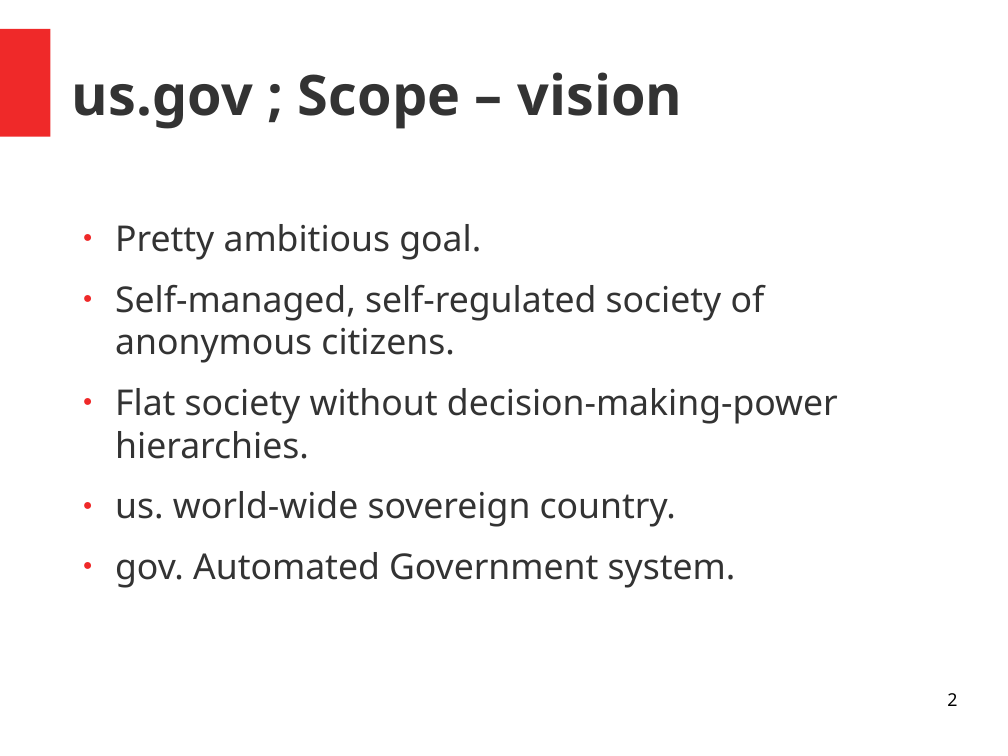
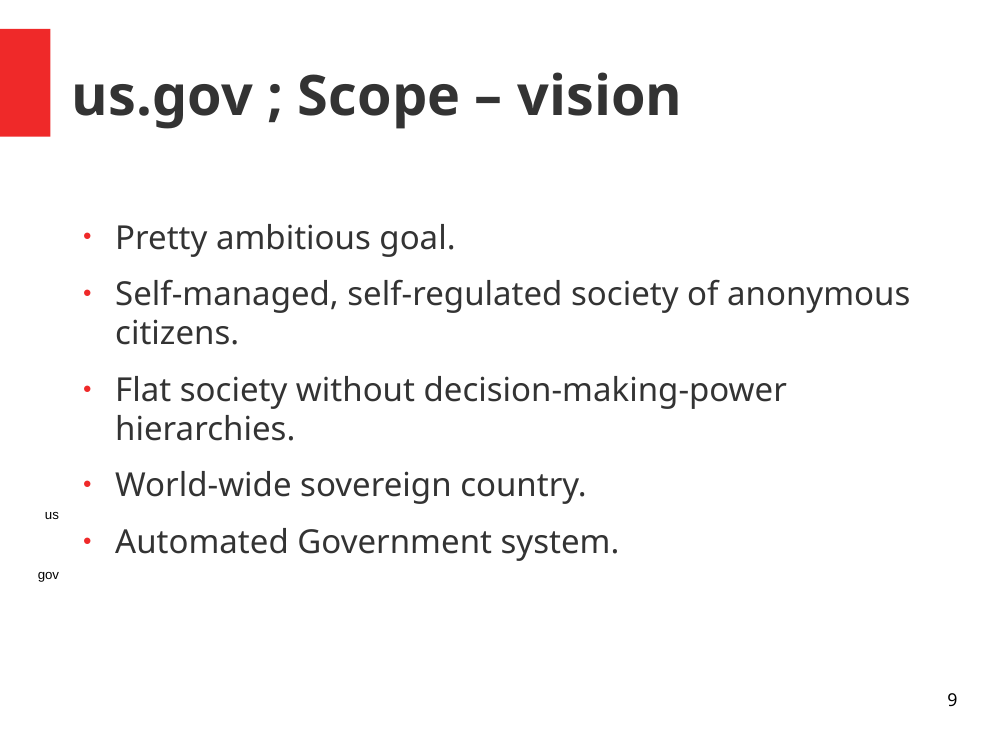
Before and after one commit to RedSkiesIO/ac-core-doc, a slide deck: slide 9 of us.gov.odp (slide 2 before the commit). Drawn at 1008x756 pixels with LibreOffice and Linux fonts; fonts in the diff are those of the drawing. Boxes give left, top, right and bottom in pixels: in the first picture for what was removed or moved away, otherwise in the second. Text is boxed around its words. In the diff, an @@ line names an element or a change of style, - is before the commit and + after.

```diff
--- a/us.gov.odp
+++ b/us.gov.odp
@@ text at [115, 224, 910, 441]: size 28 to 26 pt in "Pretty ambitious goal.", "Self-managed, self-regulated society of anonymous citizens.", "Flat society without decision-making-power hierarchies."; less space between paragraphs @@
@@ text at [115, 471, 620, 561]: text changed; size 28 to 26 pt @@
-● us. world-wide sovereign country.
-● gov. Automated Government system.
+● World-wide sovereign country.
+● Automated Government system.
@@ text added at [45, 512, 59, 519], 10.5 pt, text #000000 @@
+us
@@ text added at [38, 572, 59, 582], 10.5 pt, text #000000 @@
+gov
@@ page number at [947, 693, 957, 707]: text changed @@
-2
+9
```
Also in this commit, not shown: 11 other slides changed, 17 slides added.
